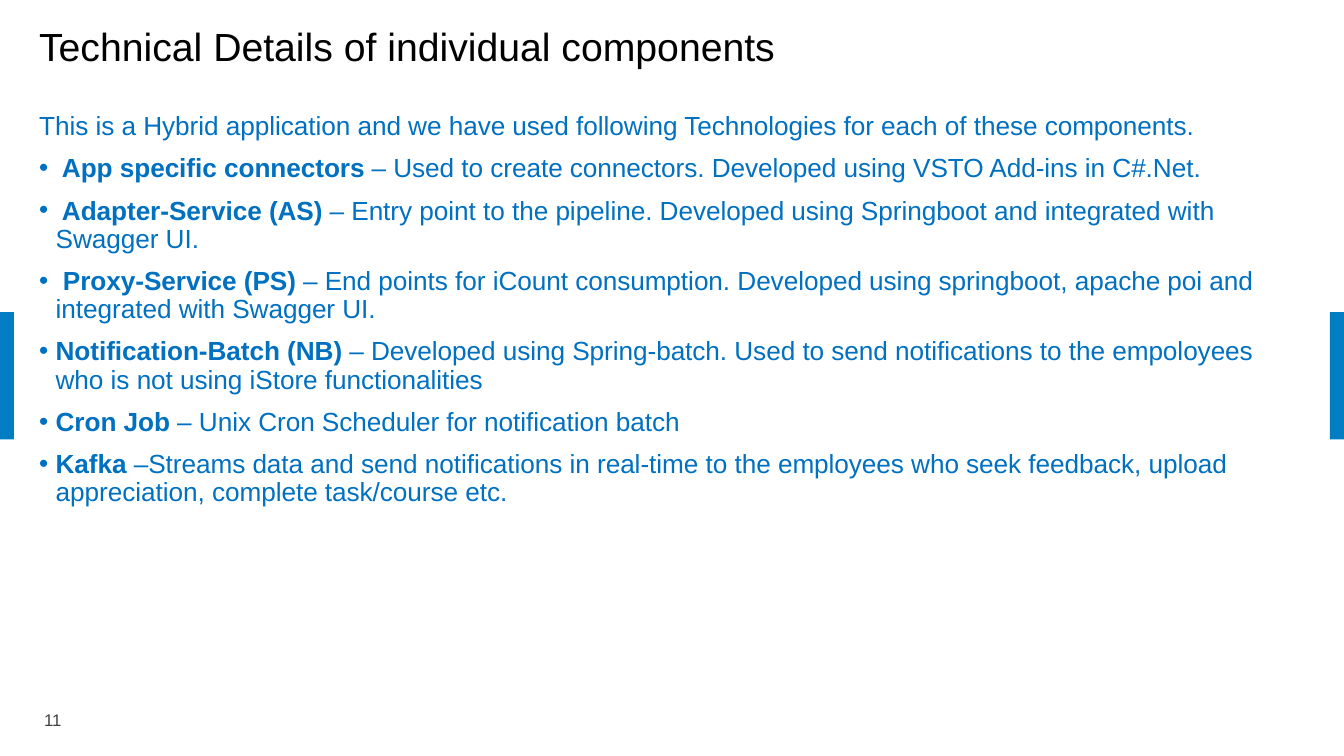
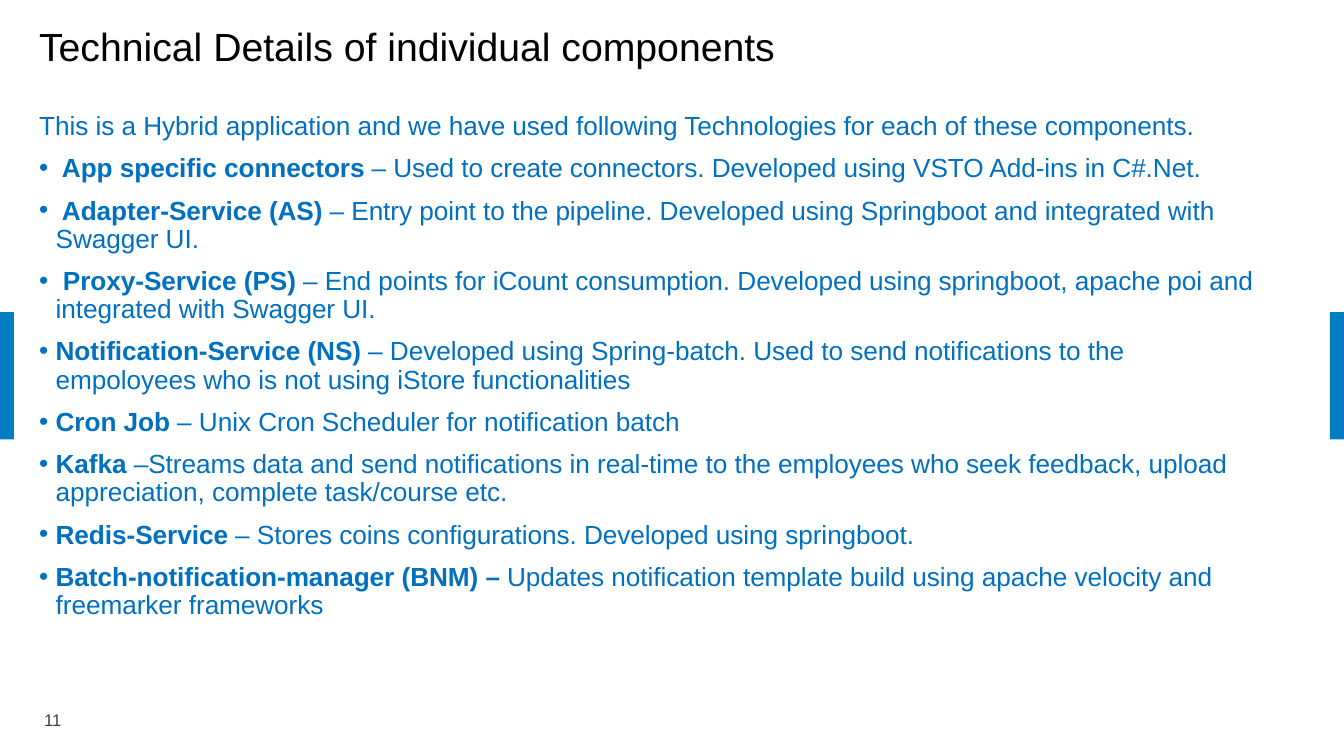
Before and after one commit to samratbasu2019/iSoreDesignArtifacts, a slide deck: slide 11 of iSolve-iCount-Hackathon_Solution.pptx. Drawn at 1344x756 pixels with LibreOffice and Linux fonts; fonts in the diff are those of the drawing; background and template pictures are left out. Boxes give left, top, right and bottom in pixels: in the first picture for what was removed or moved away, otherwise in the second. Text is boxed around its words. In the diff, an @@ line names an element or a change of style, - is before the commit and + after.

```diff
--- a/iSolve-iCount-Hackathon_Solution.pptx
+++ b/iSolve-iCount-Hackathon_Solution.pptx
@@ text at (x1=56, y1=341, x2=1124, y2=394): text changed @@
-• Notification-Batch (NB) – Developed using Spring-batch. Used to send notifications to the empoloyees who is not using iStore functionalities
+• Notification-Service (NS) – Developed using Spring-batch. Used to send notifications to the empoloyees who is not using iStore functionalities
@@ text at (x1=56, y1=525, x2=1213, y2=615): paragraphs added @@
+• Redis-Service – Stores coins configurations. Developed using springboot.
+• Batch-notification-manager (BNM) – Updates notification template build using apache velocity and freemarker frameworks
```
Also in this commit, not shown: 2 other slides changed, 2 other files.
